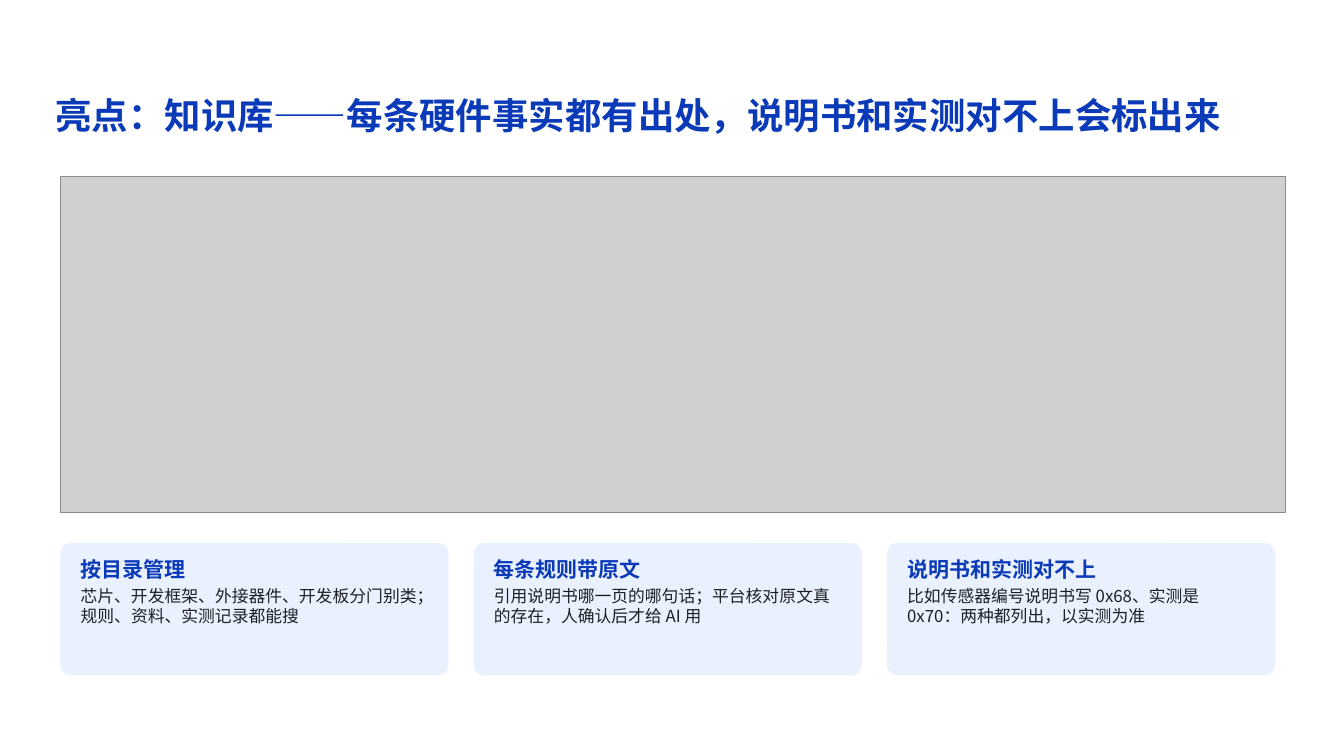
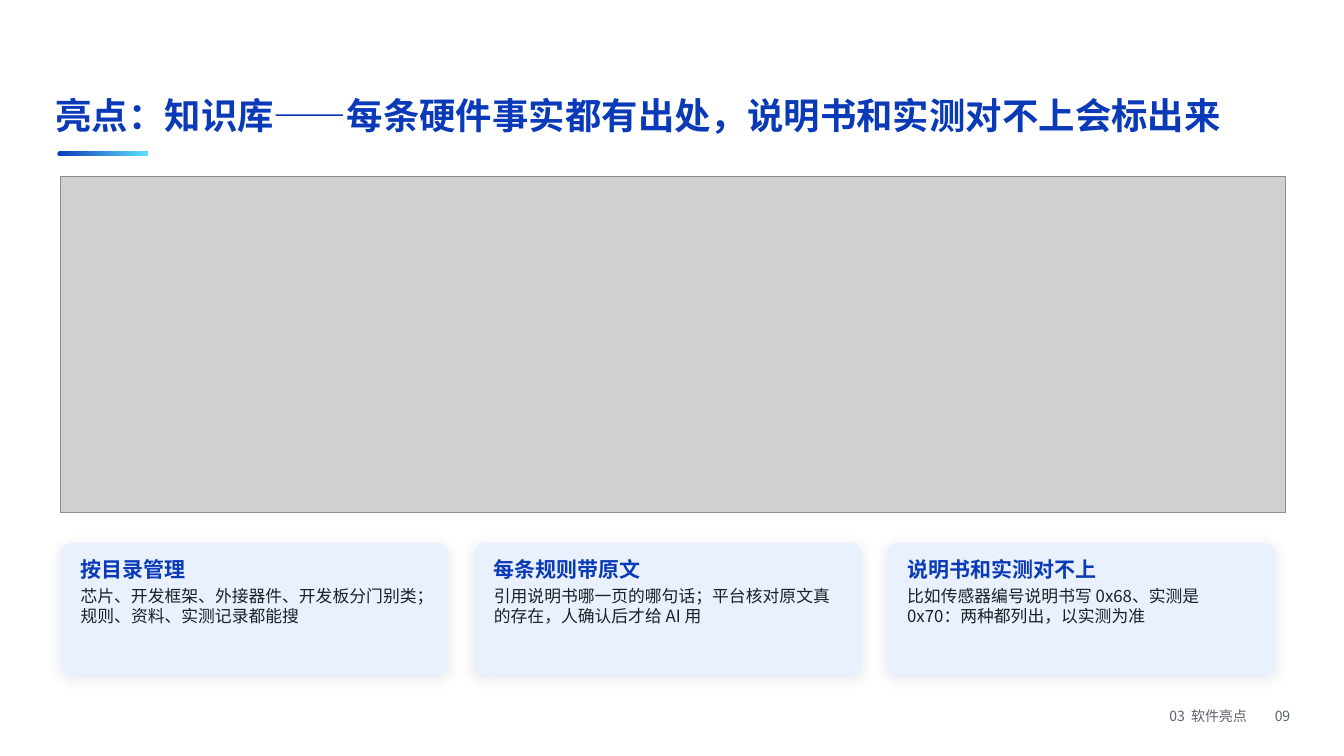
Before and after one commit to z-xxkk/firmforge, a slide deck: slide 9 of submission/方案讲解.pptx. Drawn at 1344x756 pixels with LibreOffice and Linux fonts; fonts in the diff are those of the drawing; grey boxes stand for pictures; background and template pictures are left out. Boxes give left, top, right and bottom in pixels: in the first picture for what was removed or moved away, otherwise in the second. Text is boxed around its words. In the diff, an @@ line names an element or a change of style, - is before the commit and + after.

```diff
--- a/submission/方案讲解.pptx
+++ b/submission/方案讲解.pptx
@@ rounded rectangle added at (x1=57, y1=151, x2=148, y2=156), fill gradient #0A3AB8 to #5CE1FF @@
@@ shadow on in 3 elements at (x1=60, y1=543, x2=449, y2=676), (x1=474, y1=543, x2=862, y2=676), (x1=887, y1=543, x2=1275, y2=676) @@
@@ text added at (x1=1169, y1=709, x2=1291, y2=722), 10 pt, text #5B636E @@
+03 软件亮点 09
```
Also in this commit, not shown: 14 other slides changed, 27 other files.
